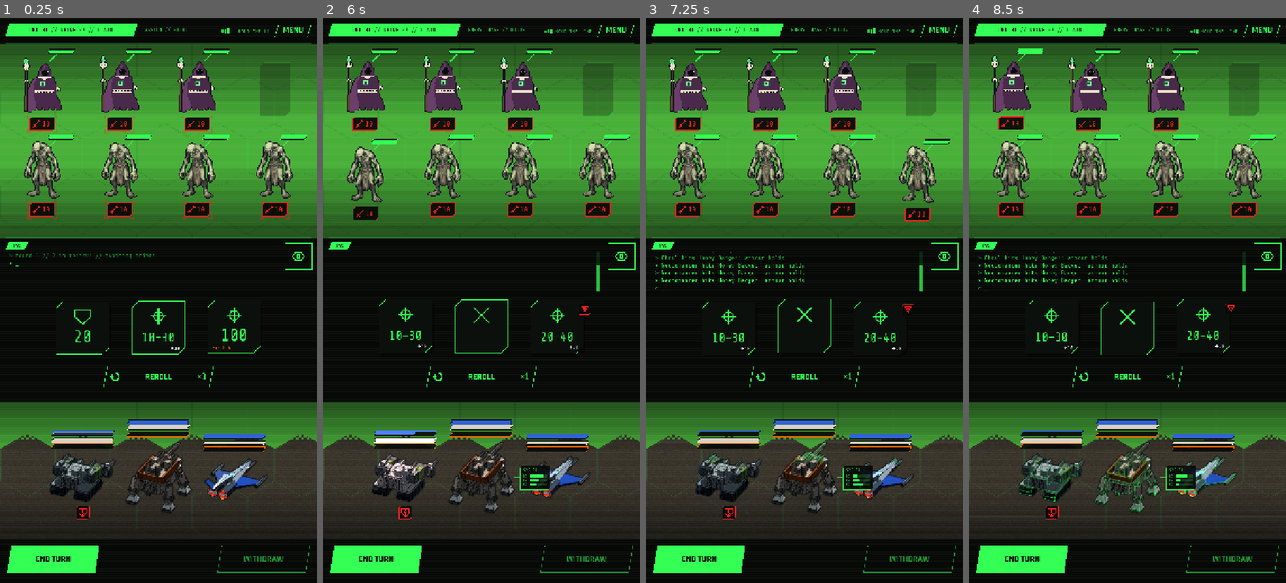
Above: before the commit, frames 1-4 (left to right).
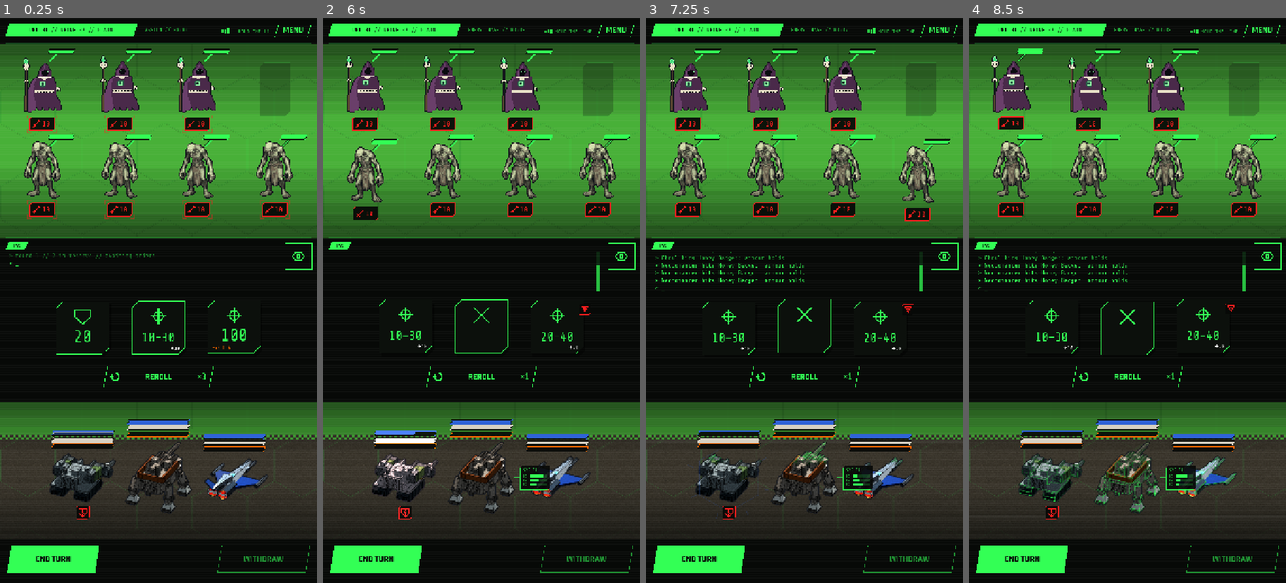
Above: after the commit, the same moments.

Repository: ryanjdmartin/riftgate
Game: Godot game, scene res://game/skirmish/skirmish_screen.tscn
The game is run twice, just before and just after one commit, with the same random seed, the same clock (stepped at 60 frames per second) and the same inputs. This scene is started directly instead of the project's main scene.
Inputs (mouse positions are in pixels of both pictures, inside the frame that each line leads up to):
- Up to frame 1 (0.25 s): no input
- Up to frame 2 (6 s): click (620, 255) at 0.5 s; click "REROLL" at 1.25 s; click "END TURN" at 2 s; click "WITHDRAW" at 2.75 s; click (620, 255) at 3.5 s; click "REROLL" at 4.25 s; click "END TURN" at 5 s; click "YES" at 5.75 s
- Up to frame 3 (7.25 s): click "WITHDRAW" at 6.5 s
- Up to frame 4 (8.5 s): click (1266, 255) at 7.25 s; click "REROLL" at 8 s

The runs differ from the first frame. In frame 1, 0.5% of the frame differs, in the area x 0-100%, y 6-77%; in frame 2, 0.5%; in frame 3, 0.5%; in frame 4, 0.5%.

Commit message:
Two more phone reads (Ryan, 28 September): the foes' gauge leaders 3 px on a dark edge so they hold on the other world's green; and the seam band's hexes cut to their clip (TerrainArt.draw_other_hex, Geometry2D) instead of overhanging the seam line by a whole hex, whose bottoms cut by the dither cells read as dark dashes along the edges, badly on the phone whose taller band met the lattice at a worse phase; the seam is now the straight dithered line the code always meant, the same at any height, and the Mac's band shows less green for it
Co-Authored-By: Claude Fable 5.1 <noreply@anthropic.com>

Diff:
--- a/game/ui/terrain_art.gd
+++ b/game/ui/terrain_art.gd
@@ -160,7 +160,7 @@
 	while y < rect.end.y + hex:
 		var x := rect.position.x + (w * 0.5 if row % 2 == 1 else 0.0)
 		while x < rect.end.x + w:
-			draw_other_hex(ci, Vector2(x, y), hex, terrain, seed_value + k * 7919, frame, Rect2(), 0.18, marks)
+			draw_other_hex(ci, Vector2(x, y), hex, terrain, seed_value + k * 7919, frame, rect, 0.18, marks)
 			x += w
 			k += 1
 		y += hex * 1.5
@@ -197,8 +197,16 @@
 	rng.seed = seed_value
 	var base: Color = OTHER.get(t, OTHER[BattleMap.Terrain.PLAIN])
 	var pts := Hex.corners(c, hex_px - 1.5)
-	if clip.size != Vector2.ZERO and not clip.has_point(c):
-		return
+	if clip.size != Vector2.ZERO:
+		# Cut to the clip, not merely skipped by centre: a hex on the edge of a band used to
+		# overhang it whole, and at the skirmish's seam the overhanging hex bottoms, cut by
+		# the dither cells, read as dark dashes along their edges, badly on the phone whose
+		# taller band met the lattice at a worse phase (Ryan, 28 September).
+		var frame_pts := PackedVector2Array([clip.position, Vector2(clip.end.x, clip.position.y), clip.end, Vector2(clip.position.x, clip.end.y)])
+		var cut := Geometry2D.intersect_polygons(pts, frame_pts)
+		if cut.is_empty():
+			return
+		pts = cut[0]
 	ci.draw_colored_polygon(pts, base)
 	var r := hex_px * 0.7
 	var f2 := float(frame)
--- a/game/ui/unit_view.gd
+++ b/game/ui/unit_view.gd
@@ -337,7 +337,11 @@
 			var from := Vector2(bx + FLOAT_BAR_W / 3.0, y + BAR_H)
 			var reach := 1.0 if _acquire < 0.0 else clampf(_acquire / (ACQUIRE_SECONDS * 0.6), 0.0, 1.0)
 			if reach > 0.0:
-				draw_line(from, from + Vector2(-LEADER, LEADER) * reach, Color(hud, 0.85), 2.0)
+				# Thicker, on a dark edge, so it holds on the phone and on the other world's
+				# green when the HUD is green (Ryan, 28 September).
+				var tip := from + Vector2(-LEADER, LEADER) * reach
+				draw_line(from, tip, Color(Palette.BG, 0.7), 5.0)
+				draw_line(from, tip, Color(hud, 1.0), 3.0)
 			for b in bars:
 				_gauge(Rect2(bx, y, FLOAT_BAR_W, BAR_H), b)
 				y -= BAR_STEP
Not shown, changed: docs/status.md
